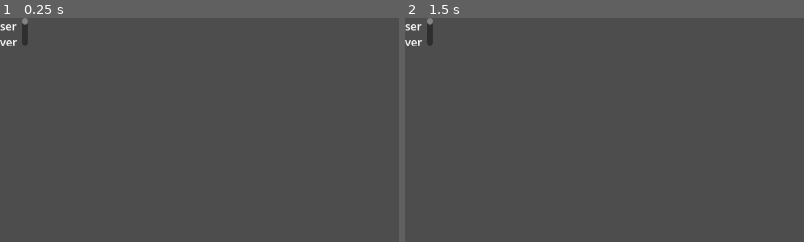
Above: before the commit, frames 1-2 (left to right).
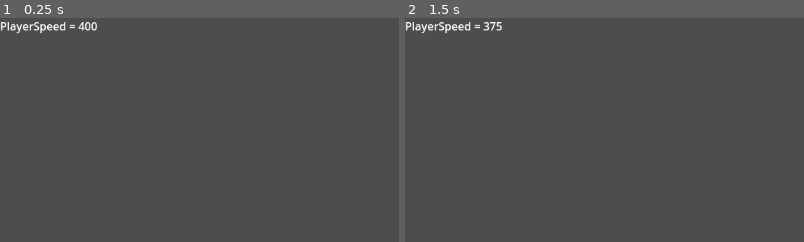
Above: after the commit, the same moments.

Repository: TheBritz/kung-flu
Game: Godot game, scene res://server_properties.tscn
Two runs of this game, one before a commit and one after it. Both use one fixed random seed, a clock stepped at 60 frames per second and the inputs below. This scene is started directly instead of the project's main scene.
Inputs:
- Up to frame 1 (0.25 s): no input
- Up to frame 2 (1.5 s): tap Enter at 0.5 s; hold Right (ui_right) 0.53-1.28 s; tap Space at 1.25 s; hold Down (ui_down) from 1.28 s (still down)
The pictures show only the part of the screen within x 0-50%, y 0-50%; the shares and areas given below are measured in that part.

The runs differ from the first frame. In frame 1, 0.7% of the frame differs, in the area x 0-25%, y 0-13%; in frame 2, 0.7%.

Commit message:
refining server properties to only show actual server properties

Diff:
--- a/basic_player.gd
+++ b/basic_player.gd
@@ -9,6 +9,5 @@
 func _physics_process(delta):
 	if is_multiplayer_authority():
 		var playerSpeed = serverProperties.PlayerSpeed if serverProperties.PlayerSpeed else 400
-		print(playerSpeed)
 		velocity = Input.get_vector("ui_left", "ui_right", "ui_up", "ui_down") * playerSpeed
 	move_and_slide()
--- /dev/null
+++ b/server_poperties_display.gd
@@ -0,0 +1,5 @@
+extends RichTextLabel
+
+# Called when the node enters the scene tree for the first time.
+func _ready() -> void:
+	fit_content = true
--- a/server_properties.gd
+++ b/server_properties.gd
@@ -1,9 +1,13 @@
 extends Node
 
+var capsRegex: RegEx = RegEx.new()
+
+#Server properties should be defined here and be Pascale case
 @export var PlayerSpeed = 400
 var label: RichTextLabel = null
 
 func _ready() -> void:
+	capsRegex.compile('^[A-Z]')
 	if multiplayer.is_server:
 		print("Server properties created")
 	else:
@@ -23,5 +27,7 @@
 	var thisScript: GDScript = get_script()
 	for propertyInfo in thisScript.get_script_property_list():
 		var propertyName: String = propertyInfo.name
-		var propertyValue = get(propertyName)
-		label.text = label.text + propertyName + " = " + str(propertyValue) + "\n"
+		var result = capsRegex.search(propertyName)
+		if result:
+			var propertyValue = get(propertyName)
+			label.text = label.text + propertyName + " = " + str(propertyValue) + "\n"
--- a/server_properties.tscn
+++ b/server_properties.tscn
@@ -1,6 +1,7 @@
-[gd_scene load_steps=3 format=3 uid="uid://8o8rj17ff76k"]
+[gd_scene load_steps=4 format=3 uid="uid://8o8rj17ff76k"]
 
 [ext_resource type="Script" path="res://server_properties.gd" id="1_6e4ef"]
+[ext_resource type="Script" path="res://server_poperties_display.gd" id="2_gkoxw"]
 
 [sub_resource type="SceneReplicationConfig" id="SceneReplicationConfig_m1eqm"]
 properties/0/path = NodePath(".:PlayerSpeed")
@@ -14,5 +15,6 @@
 replication_config = SubResource("SceneReplicationConfig_m1eqm")
 
 [node name="ServerPopertiesDisplay" type="RichTextLabel" parent="."]
-offset_right = 40.0
-offset_bottom = 40.0
+offset_right = 1901.0
+offset_bottom = 1037.0
+script = ExtResource("2_gkoxw")
